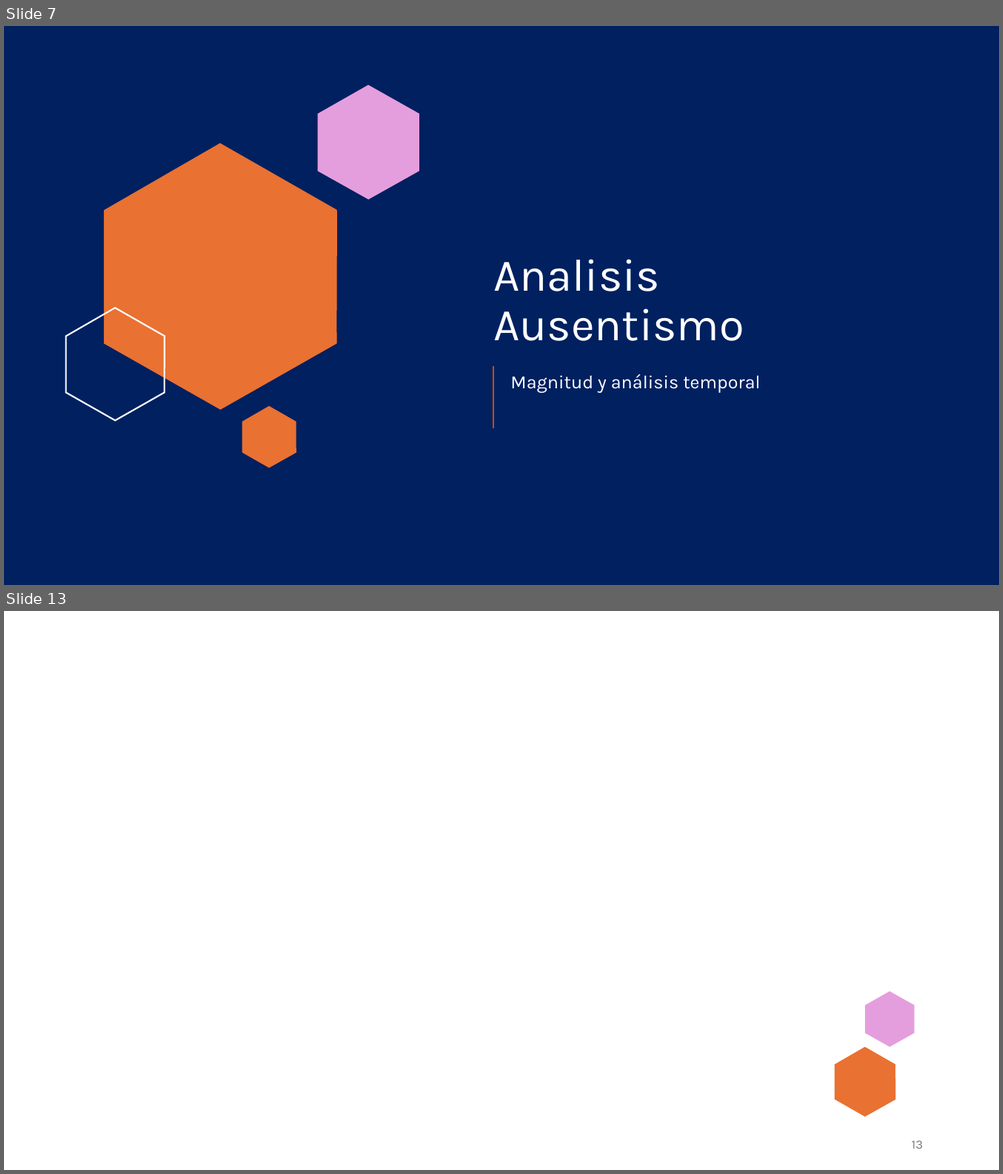
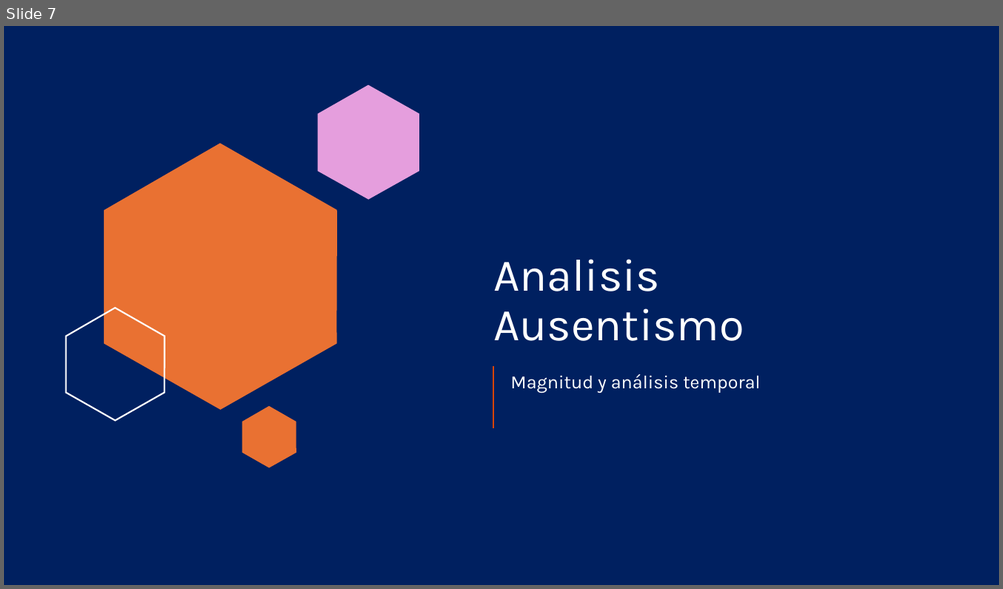
Before and after one commit to ITACADEMYprojectes/ProjecteData, a slide deck: Equip_28/Results/Analisis_PAP_and_ABL_RapidExpres.pptx. Shown one above the other, each under a label of ours: slides 7 and 13 before the commit, slide 7 after it; the slides between them are not shown. The pictures are 1003x1174 and 1003x589 pixels, drawn with LibreOffice and Linux fonts; fonts in the diff are those of the drawing. Boxes give left, top, right and bottom in pixels: in the first picture for what was removed or moved away, otherwise in the second. Text is boxed around its words. In the diff, an @@ line names an element or a change of style, - is before the commit and + after.

```diff
--- a/Equip_28/Results/Analisis_PAP_and_ABL_RapidExpres.pptx
+++ b/Equip_28/Results/Analisis_PAP_and_ABL_RapidExpres.pptx
@@ slide 13 removed at (4, 611, 999, 1170), background #FFFFFF @@
@@ freeform shape removed at (865, 991, 914, 1048) @@
@@ freeform shape removed at (862, 1031, 999, 1170) @@
@@ freeform shape removed at (834, 1048, 896, 1118) @@
@@ page number removed at (911, 1141, 922, 1149) @@
-13
```
Also in this commit, not shown: 7 slides changed, 2 slides added, 1 other slide removed, 1 other file.
